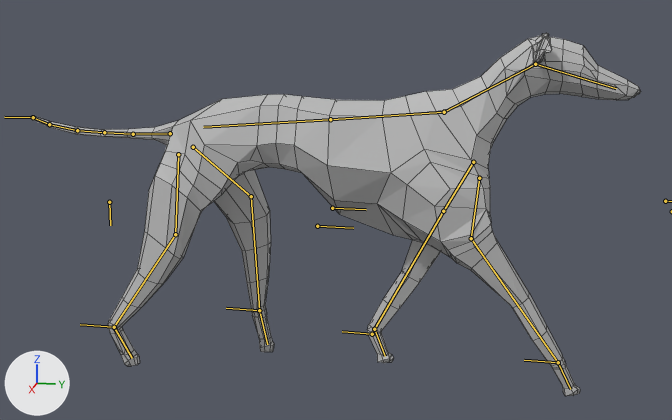
Before and after pictures for a commit that changed the Blender file Assets/FileDump/Blender/dog_01.blend.
The view is the same before and after, from a 50 mm lens placed at (2.233, 0.492, 0.985), pointed at (-0.006, 0.044, 0.425). Arrows for +X, +Y and +Z are at lower left; the lights stay in place. Both versions are drawn at frame 24 of the action 'Walk'; the numbers are the values there. The bones that bend it are drawn over the model as lines. Mesh edges are drawn as thin lines.
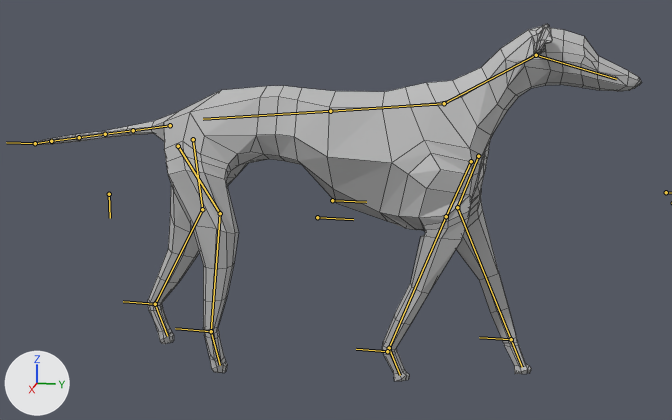
Pixel boxes [x1, y1, x2, y2] of what changed, in the pictures (672 x 420 px):
'Cube', posed
    before: [31, 33, 641, 396]
    after: [32, 24, 642, 381]
bone 'FrontSpine', root to tip
    before: (330, 119) to (444, 112)
    after: (330, 111) to (444, 103)
bone 'Shoulder.l', root to tip
    before: (473, 162) to (443, 211)
    after: (478, 156) to (457, 207)
bone 'Shin.l', root to tip
    before: (374, 329) to (385, 356)
    after: (511, 339) to (522, 367)
bone 'Shoulder.r', root to tip
    before: (479, 178) to (471, 238)
    after: (471, 161) to (446, 216)
bone 'Shin.r', root to tip
    before: (558, 362) to (570, 389)
    after: (389, 348) to (400, 375)
bone 'Humerus_IK.l', root to tip
    before: (372, 334) to (342, 331)
    after: (511, 339) to (479, 337)
bone 'BackSpine', root to tip
    before: (330, 119) to (203, 127)
    after: (330, 111) to (203, 119)
bone 'Foot.l', root to tip
    before: (259, 310) to (267, 344)
    after: (155, 304) to (167, 336)
bone 'Foot.r', root to tip
    before: (114, 327) to (132, 358)
    after: (211, 331) to (220, 365)
bone 'Thigh_IK.l', root to tip
    before: (259, 310) to (226, 308)
    after: (155, 304) to (123, 301)
bone 'TailControl', root to tip
    before: (33, 117) to (4, 117)
    after: (35, 143) to (6, 142)
bone 'Humerus_IK.r', root to tip
    before: (558, 362) to (524, 360)
    after: (387, 351) to (356, 349)
bone 'Thigh_IK.r', root to tip
    before: (114, 327) to (80, 324)
    after: (211, 331) to (175, 328)

The edits, one by one:
Bone 'FrontSpine' (bone_frontspine) moves from (0.0, -0.004, -0.041) to (0.0, -0.002, -0.021).
Bone 'Shoulder.l' (bone_shoulder_l) moves from (0.0, 0.0, 0.0) to (0.006, 0.001, 0.012).
Bone 'Shin.l' (bone_shin_l) turns from (29, 3, -6) to (-18, -1, 4) degrees about its own x, y and z.
Bone 'Shoulder.r' (bone_shoulder_r) moves from (-0.011, 0.008, 0.024) to (0.0, 0.0, 0.0).
Bone 'Shin.r' (bone_shin_r) turns from (-28, 1, -7) to (23, -2, 5) degrees about its own x, y and z.
Bone 'Humerus_IK.l' (bone_humerus_ik_l) moves from (0.011, 0.182, 0.004) to (0.0, -0.179, 0.0).
Bone 'BackSpine' (bone_backspine) moves from (0.0, 0.004, 0.041) to (0.0, 0.002, 0.021).
Bone 'Foot.l' (bone_foot_l) turns from (-19, -3, -6) to (18, 0, 5) degrees about its own x, y and z.
Bone 'Foot.r' (bone_foot_r) turns from (29, 0, -8) to (-13, 2, 4) degrees about its own x, y and z.
Bone 'Thigh_IK.l' (bone_thigh_ik_l) moves from (-0.004, -0.203, 0.002) to (-0.008, 0.101, 0.004).
Bone 'TailControl' (bone_tailcontrol) moves from (0.042, 0.0, 0.0) to (-0.026, 0.0, 0.0).
Bone 'Humerus_IK.r' (bone_humerus_ik_r) moves from (0.0, -0.293, 0.0) to (-0.009, 0.124, 0.004).
Bone 'Thigh_IK.r' (bone_thigh_ik_r) moves from (0.009, 0.139, 0.005) to (0.002, -0.125, 0.001).
